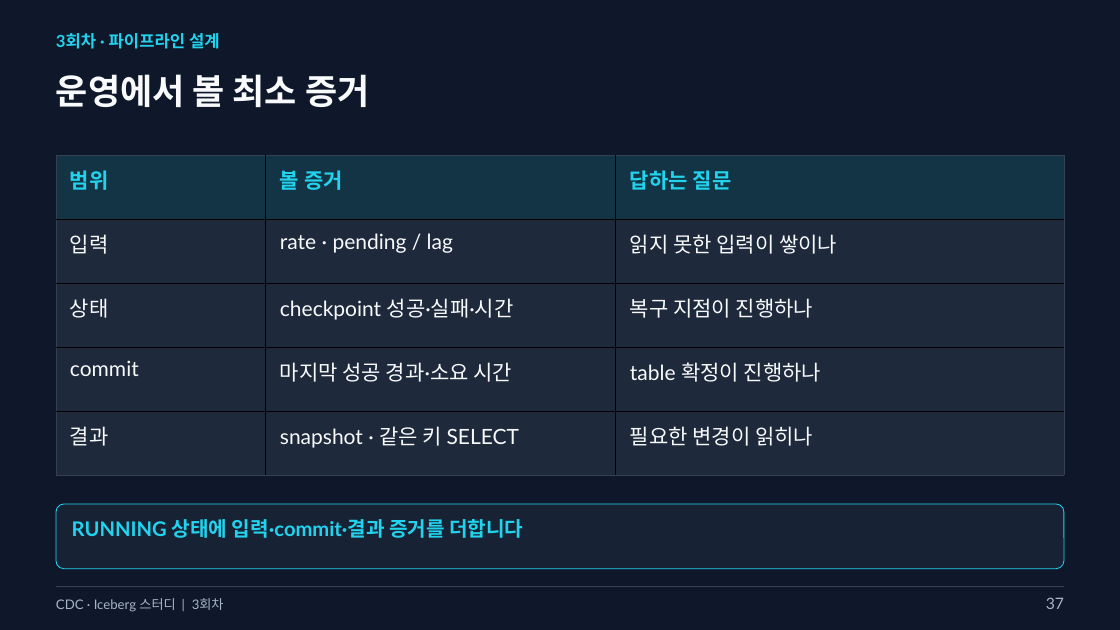
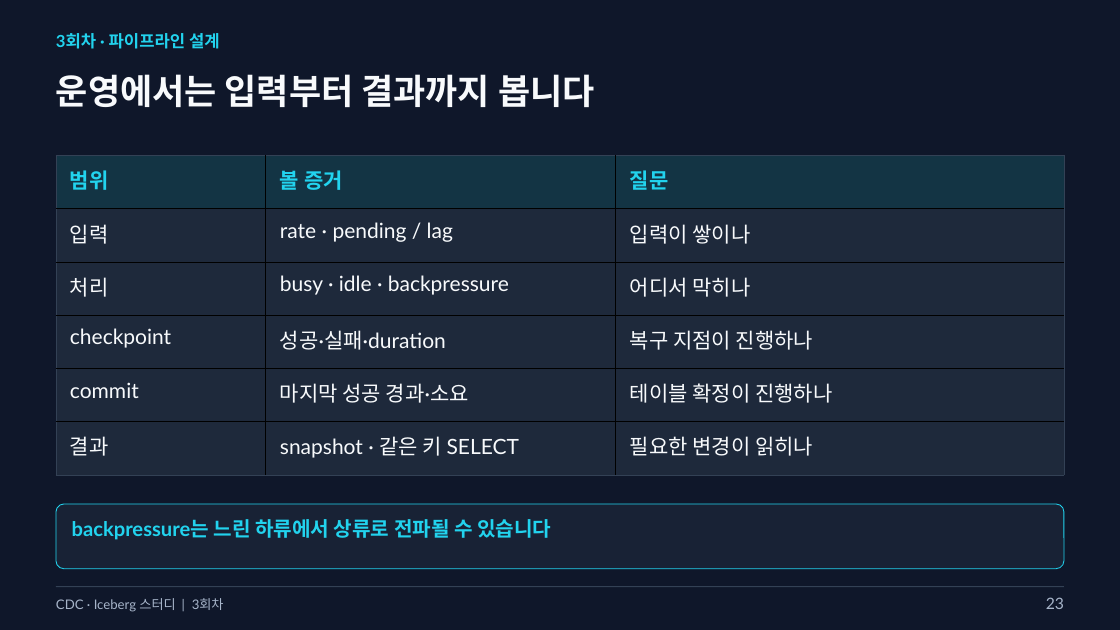
Before and after one commit to kim-dabin/cdc-lakehouse-study, a slide deck: slide 23 of labs/session03/slides/03-session03.pptx (slide 37 before the commit). Drawn at 1120x630 pixels with LibreOffice and Linux fonts; fonts in the diff are those of the drawing. Boxes give left, top, right and bottom in pixels: in the first picture for what was removed or moved away, otherwise in the second. Text is boxed around its words. In the diff, an @@ line names an element or a change of style, - is before the commit and + after.

```diff
--- a/labs/session03/slides/03-session03.pptx
+++ b/labs/session03/slides/03-session03.pptx
@@ text at (56,74,595,107): text changed @@
-운영에서 볼 최소 증거
+운영에서는 입력부터 결과까지 봅니다
@@ table at (56,155,1065,475) @@
-row 1: 범위 | 볼 증거 | 답하는 질문
-row 2: 입력 | rate · pending / lag | 읽지 못한 입력이 쌓이나
-row 3: 상태 | checkpoint 성공·실패·시간 | 복구 지점이 진행하나
-row 4: commit | 마지막 성공 경과·소요 시간 | table 확정이 진행하나
+row 1: 범위 | 볼 증거 | 질문
+row 2: 입력 | rate · pending / lag | 입력이 쌓이나
+row 3: 처리 | busy · idle · backpressure | 어디서 막히나
+row 4: checkpoint | 성공·실패·duration | 복구 지점이 진행하나
+row 5: commit | 마지막 성공 경과·소요 | 테이블 확정이 진행하나
@@ text at (72,519,551,540): text changed @@
-RUNNING 상태에 입력·commit·결과 증거를 더합니다
+backpressure는 느린 하류에서 상류로 전파될 수 있습니다
@@ text at (1046,597,1064,609): text changed @@
-37
+23
```
Also in this commit, not shown: 26 other slides changed, 3 slides added, 25 slides removed, 10 other files.
